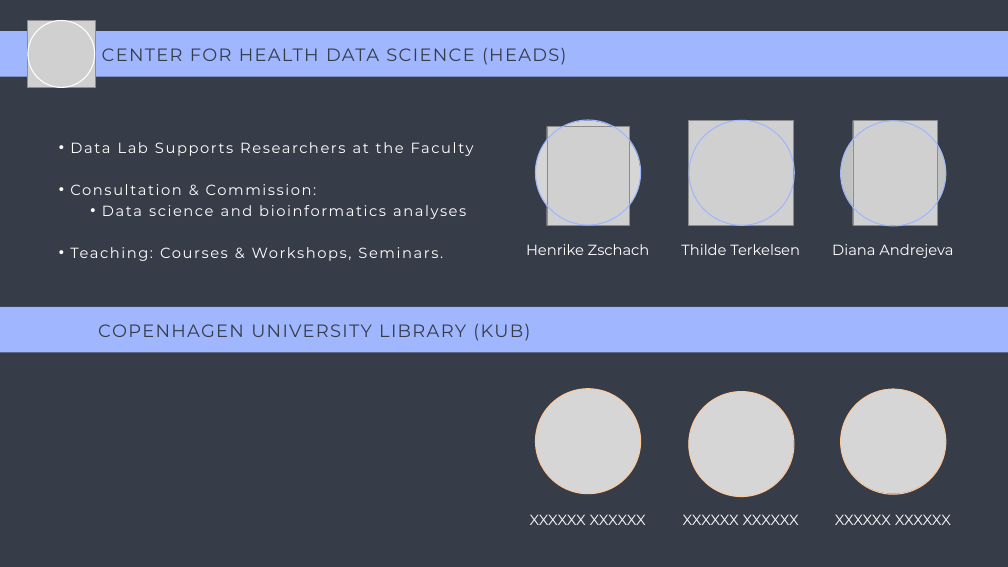
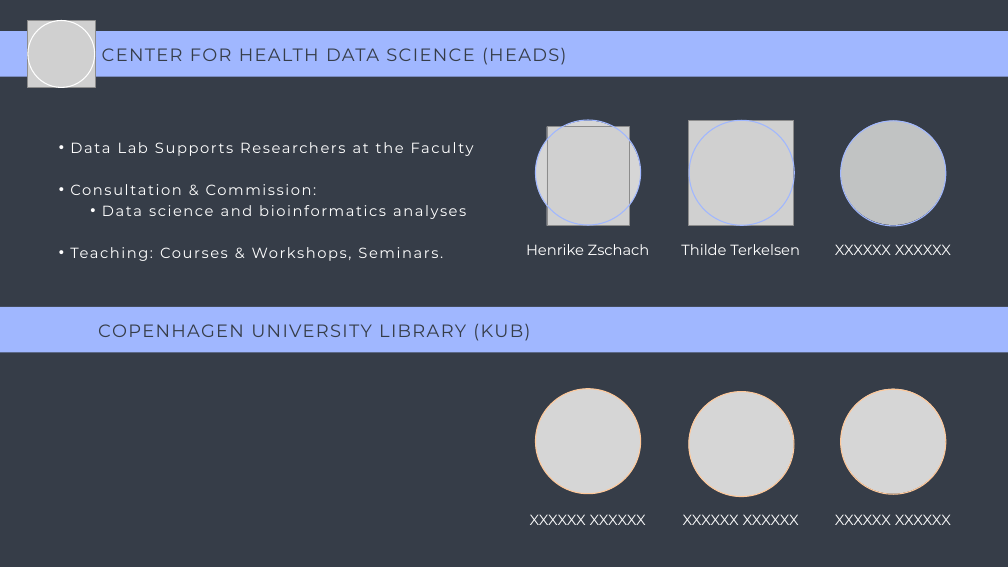
Before and after one commit to Center-for-Health-Data-Science/Just-Bash-It, a slide deck: slide 2 of Commandline_Workshop.pptx. Drawn at 1008x567 pixels with LibreOffice and Linux fonts; fonts in the diff are those of the drawing; grey boxes stand for pictures; background and template pictures are left out. Boxes give left, top, right and bottom in pixels: in the first picture for what was removed or moved away, otherwise in the second. Text is boxed around its words. In the diff, an @@ line names an element or a change of style, - is before the commit and + after.

```diff
--- a/Commandline_Workshop.pptx
+++ b/Commandline_Workshop.pptx
@@ picture removed at (853,121,938,225) @@
@@ text at (835,244,951,255): text changed @@
-Diana Andrejeva
+XXXXXX XXXXXX
```
Also in this commit, not shown: 6 other slides changed, 13 slides added, 3 slides removed, 3 other files.
